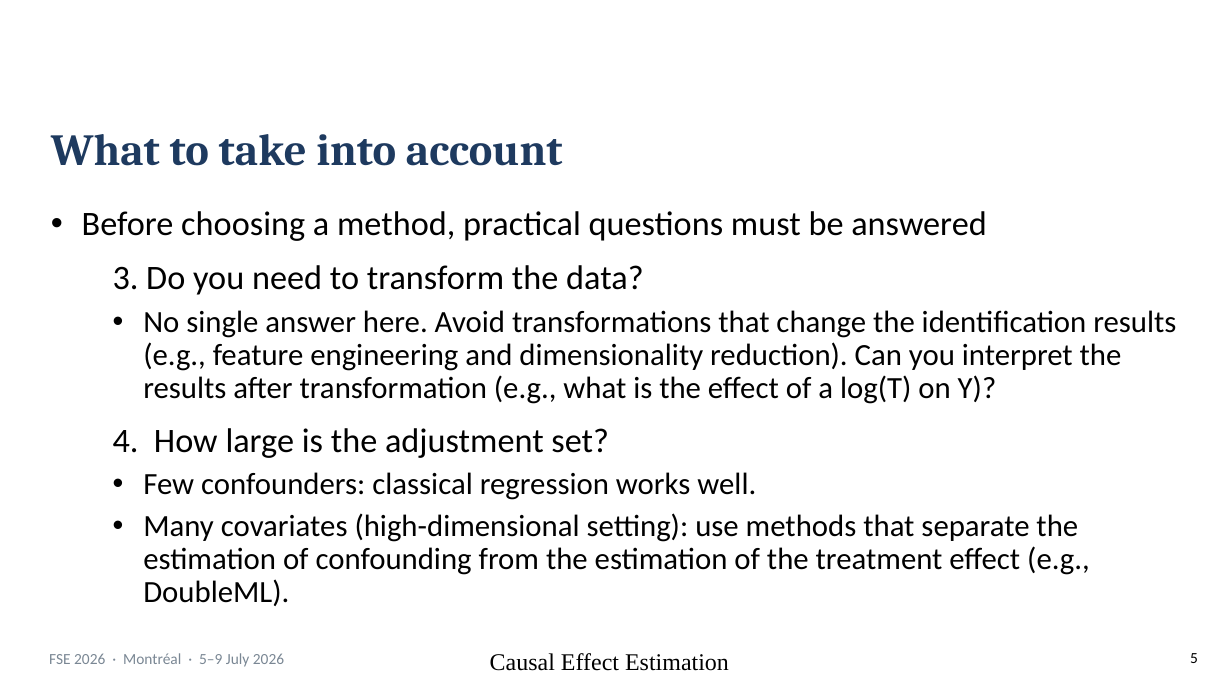
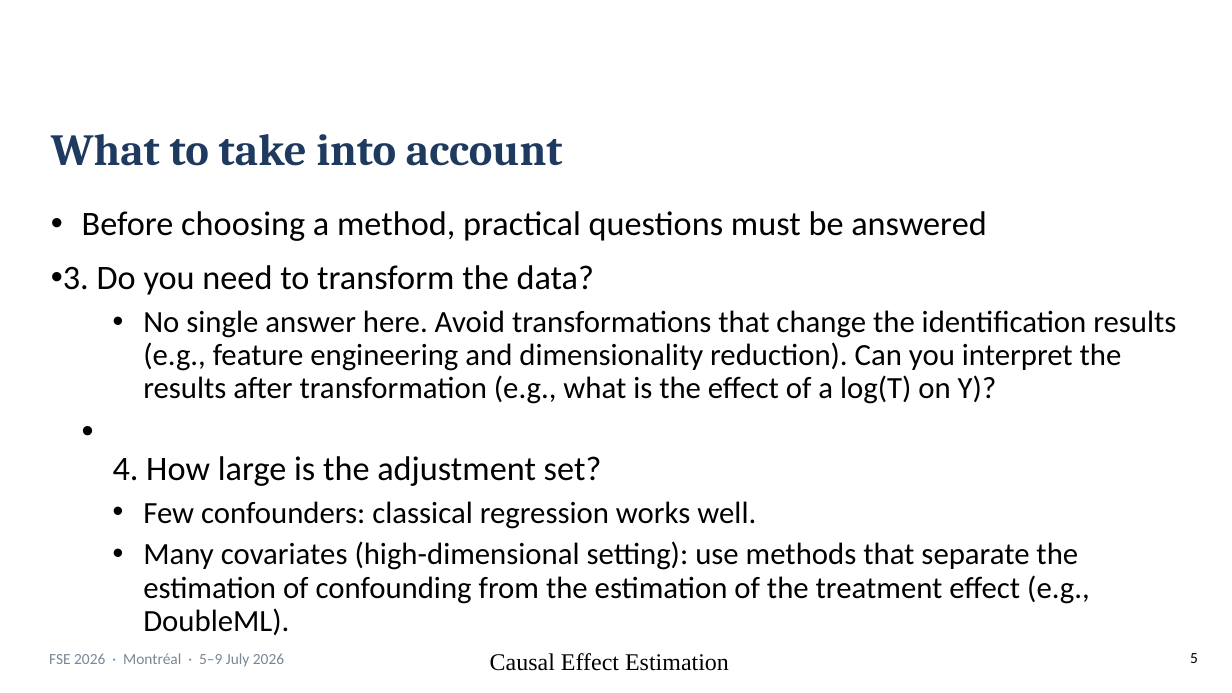
Before and after one commit to martinheyn/CI4SE_Tutorial, a slide deck: slide 5 of slides/Part 5 Causal Effect Estimation.pptx. Drawn at 1232x693 pixels with LibreOffice and Linux fonts; fonts in the diff are those of the drawing; background and template pictures are left out. Boxes give left, top, right and bottom in pixels: in the first picture for what was removed or moved away, otherwise in the second. Text is boxed around its words. In the diff, an @@ line names an element or a change of style, - is before the commit and + after.

```diff
--- a/slides/Part 5 Causal Effect Estimation.pptx
+++ b/slides/Part 5 Causal Effect Estimation.pptx
@@ text at [63, 265, 602, 486]: bullet none to •; list level 1 to 2 in "4. How large is the ..." @@
```
Also in this commit, not shown: 5 other slides changed.
